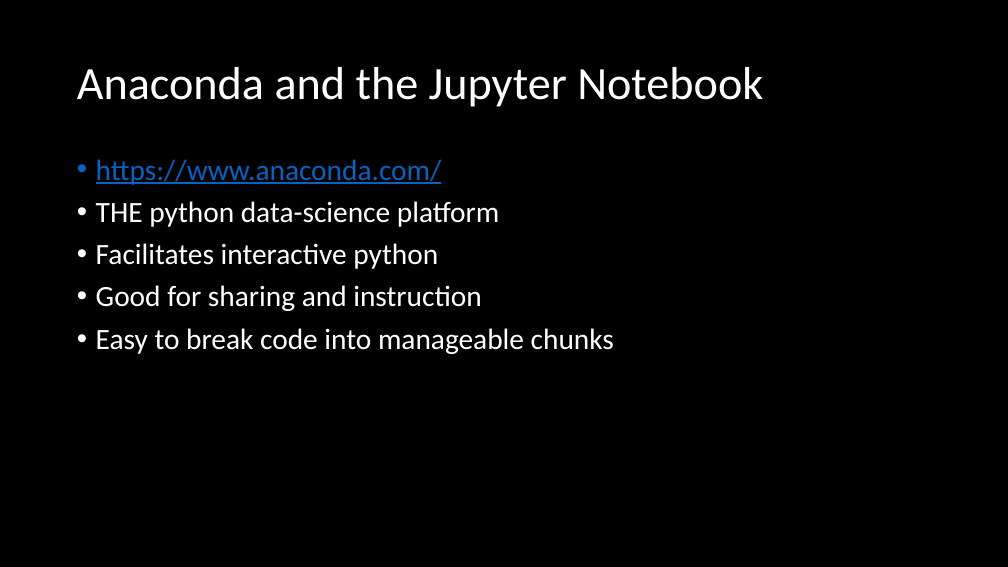
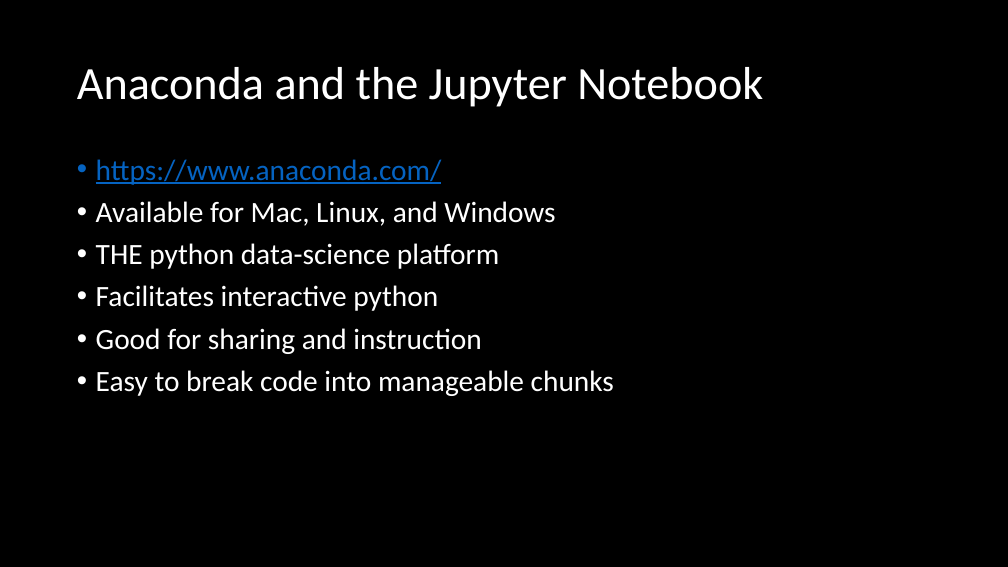
Before and after one commit to mike-babb/intro_to_python, a slide deck: slide 8 of Introduction to Python.pptx (slide 6 before the commit). Drawn at 1008x567 pixels with LibreOffice and Linux fonts; fonts in the diff are those of the drawing. Boxes give left, top, right and bottom in pixels: in the first picture for what was removed or moved away, otherwise in the second. Text is boxed around its words. In the diff, an @@ line names an element or a change of style, - is before the commit and + after.

```diff
--- a/Introduction to Python.pptx
+++ b/Introduction to Python.pptx
@@ text at [96,201,555,226]: paragraph added @@
+• Available for Mac, Linux, and Windows
```
Also in this commit, not shown: 4 other slides changed, 5 slides added, 13 other files.
